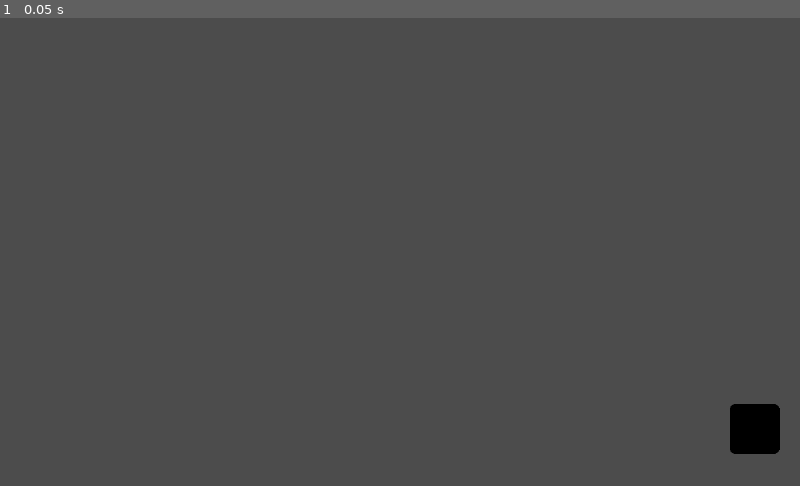
Above: before the commit, frame 1.
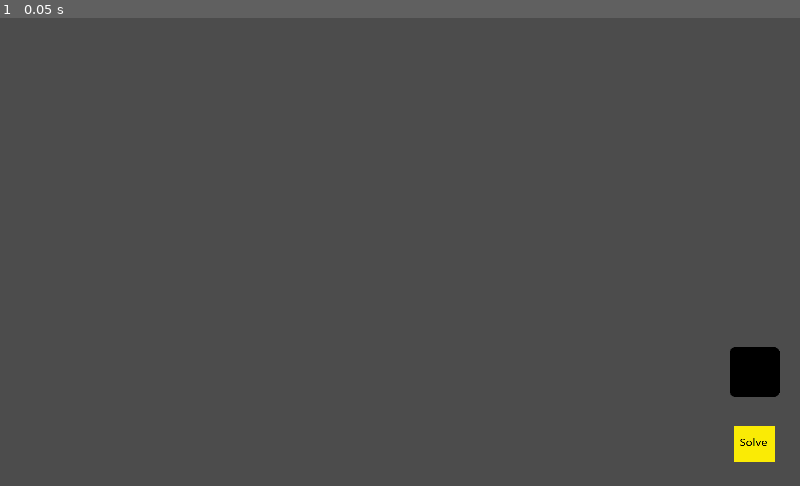
Above: after the commit, the same moment.

Repository: 8pins/Floyd-Warshall-Algorithm-by-godot
Game: Godot game, scene res://World.tscn
Two runs of this game, one before a commit and one after it. Both use one fixed random seed, a clock stepped at 60 frames per second and the inputs below. The engine's default icon, where the game draws it, is replaced by a stand-in: a white triangle on a blue panel in a dark square.
Inputs:
- Up to frame 1 (0.05 s): no input

The runs differ from the first frame. In frame 1, 1.4% of the frame differs, in the area x 91-98%, y 70-95%.

Commit message:
create matrix

Diff:
--- a/Floyd-Warshall/LineGraph.gd
+++ b/Floyd-Warshall/LineGraph.gd
@@ -3,6 +3,7 @@
 var targetNode  = null
 var parentNode  = null
 var vectorP = Vector2(0,0)
+
 # Declare member variables here. Examples:
 # var a = 2
 # var b = "text"
@@ -15,7 +16,7 @@
 
 
 # Called every frame. 'delta' is the elapsed time since the previous frame.
-func _process(delta):
+func _process(_delta):
 	self.position = -parentNode.global_position
 
 	self.points[0] = parentNode.global_position
@@ -23,6 +24,7 @@
 	var vectorNorm = Vector2(0,0)
 
 	if (targetNode != null):
+		self.set_name(self.targetNode.get_name())
 		self.points[1] = targetNode.global_position
 		vectorNorm = (points[1] - points[0]).normalized()
 		vectorP.x = vectorNorm.y
@@ -51,3 +53,11 @@
 
 func setTmpSecondPoint(tmpPos):
 	self.points[1] = tmpPos
+
+#func get_value(text):
+#
+#	pass
+
+#func _on_LineEdit_text_entered(_new_text):
+#	$LineEdit.set_editable(false)
+#	pass # Replace with function body.
--- a/Floyd-Warshall/LineGraph.tscn
+++ b/Floyd-Warshall/LineGraph.tscn
@@ -22,3 +22,5 @@
 [node name="arrow" type="Sprite" parent="."]
 scale = Vector2( 0.5, 0.5 )
 texture = ExtResource( 2 )
+
+[connection signal="text_entered" from="LineEdit" to="." method="_on_LineEdit_text_entered"]
--- a/Floyd-Warshall/NodeGraph.gd
+++ b/Floyd-Warshall/NodeGraph.gd
@@ -16,7 +16,7 @@
 	$Area2D.z_index = self.z_index
 	pass
 
-func _process(delta):
+func _process(_delta):
 	if(dragMouse):
 		set_position(get_viewport().get_mouse_position())
 	if dragLine:
@@ -32,7 +32,7 @@
 
 
 
-func _on_Area2D_input_event(viewport, event, shape_idx):
+func _on_Area2D_input_event(_viewport, event, _shape_idx):
 
 	if event is InputEventMouseButton:
 		if not SystemController.isDisableDrag:
@@ -73,6 +73,10 @@
 	SystemController.isDisableDrag = true
 	currentLine = lineGraph.instance()
 	currentLine.setFirstnode(self)
-
 	$ListLines.add_child(currentLine)
 	pass # Replace with function body.
+
+func getValue(i):
+	return $ListLines.get_node(str(i))
+
+	pass
--- a/Floyd-Warshall/World.gd
+++ b/Floyd-Warshall/World.gd
@@ -3,16 +3,43 @@
 
 var graph_node = preload("res://NodeGraph.tscn")
 var current_nodeId = 0
-var MatrixPath = [[]]
+var MatrixPath = []
 
 func _on_add_button_released():
 	var node = graph_node.instance()
 	node.position = Vector2(400,300)
-	current_nodeId += 1
+
+	node.set_name(str(current_nodeId))
 	node.set_nameNode(current_nodeId)
 	node.z_index = current_nodeId
+	current_nodeId += 1
+	get_node("graph_group").add_child(node)
+	pass # Replace with function body.
 
 
+func _on_start_button_released():
+	MatrixPath = create_2d_array($graph_group.get_child_count(), $graph_group.get_child_count())
+	var sizeMat = $graph_group.get_child_count()
+	for i in range(sizeMat):
+		for j in range(sizeMat):
+			if i == j:
+				MatrixPath[i][j] = 0
+			else:
+				var node = $graph_group.get_node(str(i))
+				if node.get_name() == str(i):
+					if node.get_node("ListLines") != null :
+						var line = node.get_node("ListLines").get_node(str(j))
+						if line.targetNode.get_name() == str(j):
+							MatrixPath[i][j] = int(line.get_node("LineEdit").get_text())
+				pass # Replace with function body.
+	print(MatrixPath)
+	return MatrixPath
+	pass # Replace with function body.
 
-	get_node("graph_group").add_child(node)
-	pass # Replace with function body.
+func create_2d_array(row, col):
+	var matrix  = []
+	for x in range (col):
+		matrix.append([])
+		for _y in range (row):
+			matrix[x].append(9999)
+	return matrix
--- a/Floyd-Warshall/World.tscn
+++ b/Floyd-Warshall/World.tscn
@@ -1,17 +1,32 @@
-[gd_scene load_steps=3 format=2]
+[gd_scene load_steps=5 format=2]
 
 [ext_resource path="res://icon.png" type="Texture" id=1]
 [ext_resource path="res://World.gd" type="Script" id=2]
+[ext_resource path="res://assets/Solve.png" type="Texture" id=3]
+
+[sub_resource type="AnimatedTexture" id=1]
 
 [node name="World" type="Node2D"]
 script = ExtResource( 2 )
 
 [node name="add_button" type="TouchScreenButton" parent="."]
 modulate = Color( 0, 0, 0, 1 )
-position = Vector2( 933.936, 494.887 )
+position = Vector2( 933.936, 421.887 )
 normal = ExtResource( 1 )
 pressed = ExtResource( 1 )
 
 [node name="graph_group" type="Node2D" parent="."]
 
+[node name="solve_button" type="TouchScreenButton" parent="."]
+modulate = Color( 0.984314, 0.92549, 0.0235294, 1 )
+light_mask = 0
+position = Vector2( 939.547, 522.824 )
+scale = Vector2( 0.346762, 0.311264 )
+normal = ExtResource( 3 )
+pressed = SubResource( 1 )
+__meta__ = {
+"_editor_description_": ""
+}
+
 [connection signal="released" from="add_button" to="." method="_on_add_button_released"]
+[connection signal="released" from="solve_button" to="." method="_on_start_button_released"]
Binary file added: Floyd-Warshall/assets/Solve.png
Not shown, added: Floyd-Warshall/assets/Solve.png.import
Not shown, added: Floyd-Warshall/assets/Start.png.import
